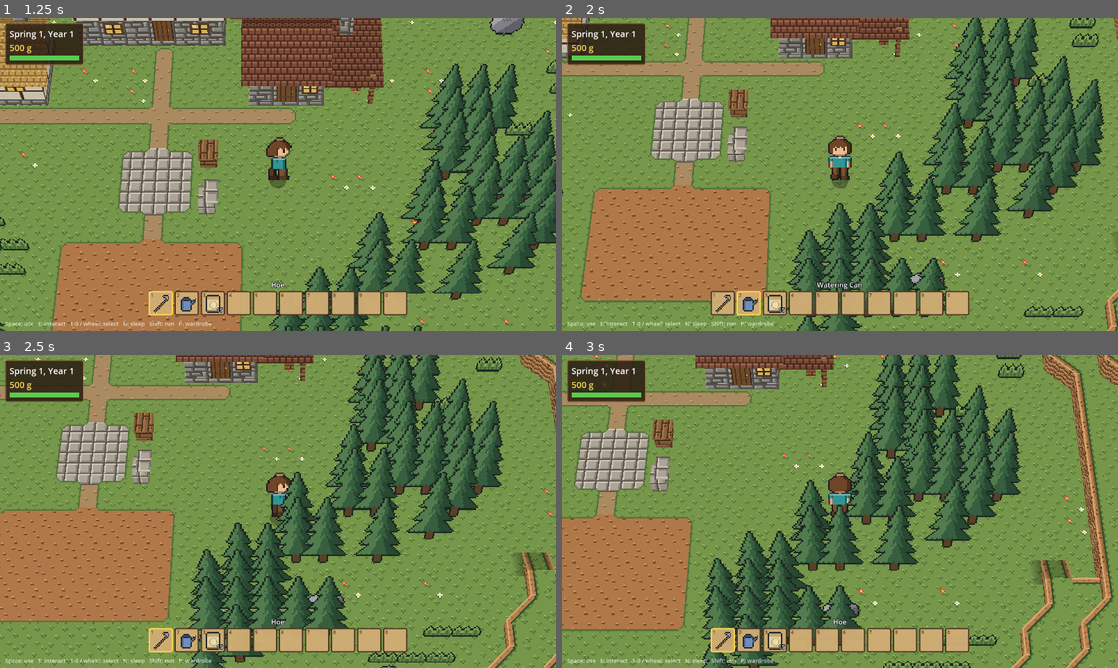
Above: before the commit, frames 1-4 (two rows, left to right).
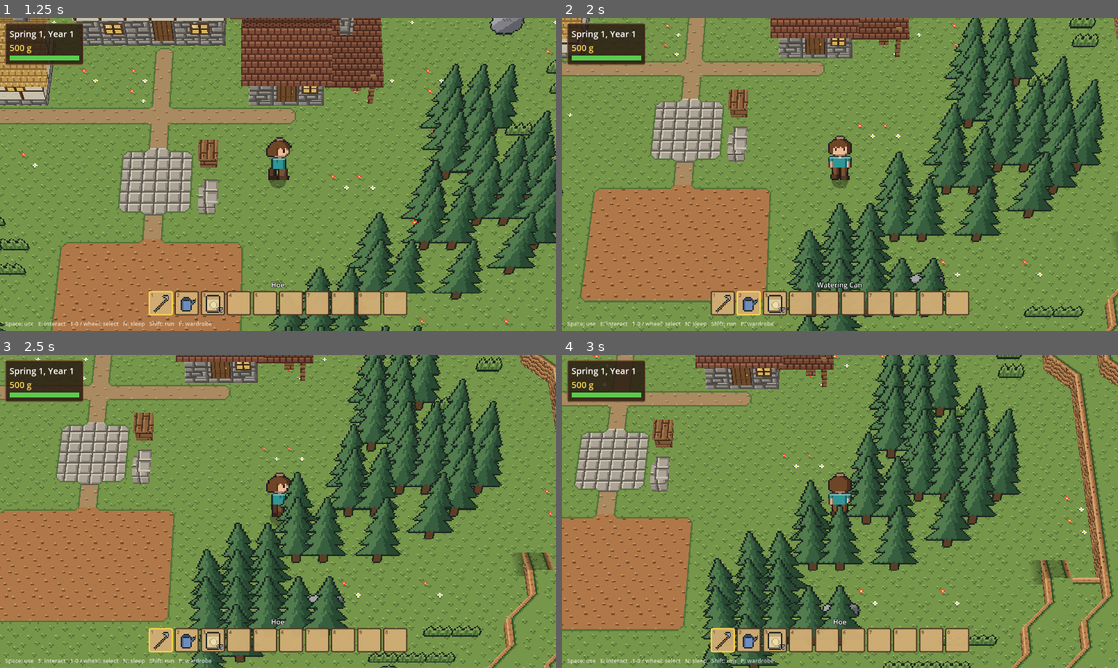
Above: after the commit, the same moments.

Repository: grimechristopher/procedural-game
Game: Godot game, scene res://scenes/main.tscn
Same seed, same stepped clock (60 frames per second), same inputs: the game is played once before the commit and once after it.
Inputs (mouse positions are in pixels of both pictures, inside the frame that each line leads up to):
- Up to frame 1 (1.25 s): tap Enter (ui_accept) at 0.5, 0.77 s; move the mouse to (400, 158) at 0.52 s; hold D (move_right) from 0.53 s (still down); hold Shift (run) from 0.53 s (still down); click (400, 158) at 0.67 s
- Up to frame 2 (2 s): move the mouse to (728, 190) at 1.27 s; release D (move_right) at 1.28 s; release Shift (run) at 1.28 s; hold S (move_down) from 1.28 s (still down); tap Mouse wheel down (hotbar_next) at 1.35 s; tap Enter (ui_accept) at 1.52 s; tap Shift (run) at 1.55 s
- Up to frame 3 (2.5 s): move the mouse to (333, 442) at 2.02 s; release S (move_down) at 2.03 s; hold D (move_right) from 2.03 s (still down); hold Mouse wheel up (hotbar_prev) from 2.03 s (still down); tap Shift (run) at 2.3 s
- Up to frame 4 (3 s): move the mouse to (812, 574) at 2.77 s; release D (move_right) at 2.78 s; release Mouse wheel up (hotbar_prev) at 2.78 s; hold W (move_up) from 2.78 s (still down); tap E (interact) at 2.85 s; click (812, 574) at 2.92 s

Frame 1 is identical in both runs. In frame 2, less than 0.1% of the frame differs, in the area x 97-100%, y 6-100%; in frame 3, 0.6%; in frame 4, 1.0%, in the area x 80-100%, y 0-100%.

Commit message:
Diagonal cliff pieces
Wedge tops are drawn from a diagonal piece with the band along the slant,
measured in rows and columns so it meets the straight edge pieces exactly,
and the cell in the crook between two wedges gets a joint piece carrying
the band through its corner instead of an inner-corner notch. Face
textures now line up along diagonals too, and wedge tops reach their
faces without a seam.

Co-Authored-By: Claude Opus 5.5 <noreply@anthropic.com>
Claude-Session: https://claude.ai/code/session_01QBAyNdiLYtBbpQzeaWaTYf

Diff:
--- a/scripts/terrain_mesh.gd
+++ b/scripts/terrain_mesh.gd
@@ -58,7 +58,7 @@
 enum Kind { NONE, BLOCK, GROUND, WEDGE, RAMP }
 
 ## Autotile pieces, in the order of their tiles after the edge piece.
-enum Piece { EDGE, OUTER, INNER, CENTER }
+enum Piece { EDGE, OUTER, INNER, CENTER, JOINT }
 
 
 ## A node holding the terrain's meshes for the world's current heights.
@@ -212,8 +212,23 @@
 	var h := _height(c)
 	var dh := _height(c + q)
 	if dh != -99 and dh < h and _height(c + Vector2i(q.x, 0)) == h and _height(c + Vector2i(0, q.y)) == h:
-		return [Piece.INNER, false]
+		return [Piece.JOINT if _diagonal_meets(c, q) else Piece.INNER, false]
 	return [Piece.CENTER, false]
+
+
+## Whether a diagonal cliff beside c ends at its corner q, so the quarter
+## sits in the crook between two wedges and the band runs on through it.
+func _diagonal_meets(c: Vector2i, q: Vector2i) -> bool:
+	var corner := Vector2(c.x + 0.5, c.y + 0.5) + Vector2(q) * 0.5
+	for n in [c + Vector2i(q.x, 0), c + Vector2i(0, q.y)]:
+		if _height(n) < 0 or kind[n.y * size.x + n.x] != Kind.WEDGE:
+			continue
+		var sn := Vector2(world._corner_dir(n, (heights[n.y * size.x + n.x] - 1) / 2))
+		var center := Vector2(n.x + 0.5, n.y + 0.5)
+		if corner.is_equal_approx(center + Vector2(sn.x, -sn.y) * 0.5) \
+				or corner.is_equal_approx(center + Vector2(-sn.x, sn.y) * 0.5):
+			return true
+	return false
 
 func _cliffy(c: Vector2i) -> bool:
 	return terrain.is_cliffy(c.x, c.y)
@@ -227,6 +242,7 @@
 	var raised := kind[i] == Kind.BLOCK
 	var top := solid[i]
 	var base: int = GridWorld.Tex.CLIFF_EDGE if _cliffy(c) else GridWorld.Tex.EARTH_EDGE
+	var joint: int = GridWorld.Tex.CLIFF_JOINT if _cliffy(c) else GridWorld.Tex.EARTH_JOINT
 	var top_tex: int = GridWorld.Tex.ROCK_TOP if world.get_cell_item(Vector3i(c.x, (heights[i] - 1) / 2, c.y)) == T.ROCK \
 		else GridWorld.Tex.GRASS
 	for q in GridWorld.DIAGONAL:
@@ -237,6 +253,8 @@
 		elif piece == Piece.CENTER:
 			if raised:
 				faces.append(_quarter(c, q, top, top_tex, false, true))
+		elif piece == Piece.JOINT:
+			faces.append(_quarter(c, q, top + (0.0 if raised else LIFT), joint, false, false))
 		else:
 			faces.append(_quarter(c, q, top + (0.0 if raised else LIFT), base + piece, p[1], false))
 	_sides(c, raised)
@@ -345,19 +363,20 @@
 	var solid_corner := center + s * 0.5
 	var open_corner := center - s * 0.5
 	var top_tex := GridWorld.Tex.GRASS
-	faces.append([[_at(solid_corner, top), _at(p0, top), _at(p1, top)], Vector3.UP, top_tex,
-		_planar([_at(solid_corner, top), _at(p0, top), _at(p1, top)])])
+	# The top: the diagonal piece, drawn with its solid corner top-left
+	# (north-west), mirrored to this wedge's.
+	var diag: int = GridWorld.Tex.CLIFF_DIAG if _cliffy(c) else GridWorld.Tex.EARTH_DIAG
+	var tri := [solid_corner, p0, p1]
+	var tri_uvs := []
+	for p in tri:
+		tri_uvs.append(Vector2(0.5 + (p.x - center.x) * -s.x, 0.5 + (p.y - center.y) * -s.y))
+	# Out to the face, which stands a hair past the diagonal.
+	var reach := -s.normalized() * FACE_OFFSET
+	faces.append([[_at(tri[0], top), _at(tri[1] + reach, top), _at(tri[2] + reach, top)], Vector3.UP, diag, tri_uvs])
 	if low > 0:
 		faces.append([[_at(open_corner, bottom), _at(p0, bottom), _at(p1, bottom)], Vector3.UP, top_tex,
 			_planar([_at(open_corner, bottom), _at(p0, bottom), _at(p1, bottom)])])
 	var o := -s.normalized()
-	var base: int = GridWorld.Tex.CLIFF_EDGE if _cliffy(c) else GridWorld.Tex.EARTH_EDGE
-	# The straight band along the diagonal edge, just above the top.
-	var inner := -o * BAND
-	var length := p0.distance_to(p1)
-	faces.append([[_at(p0 + inner, top + LIFT), _at(p1 + inner, top + LIFT), _at(p1, top + LIFT), _at(p0, top + LIFT)],
-		Vector3.UP, base,
-		[Vector2(0, 1.0 - BAND), Vector2(length, 1.0 - BAND), Vector2(length, 0.999), Vector2(0, 0.999)]])
 	var tex: int = GridWorld.Tex.DIRT if _cliffy(c) else GridWorld.Tex.EARTH_SIDE
 	_face(p0, p1, o, top, bottom, tex)
 	if o.y > -0.3:
@@ -491,7 +510,7 @@
 		return
 	var out := o * FACE_OFFSET
 	var u0 := _along(a, o)
-	var u1 := u0 + a.distance_to(b)
+	var u1 := _along(b, o)
 	faces.append([[_at(a + out, top), _at(b + out, top), _at(b + out, bottom), _at(a + out, bottom)],
 		Vector3(o.x, 0, o.y), tex,
 		[Vector2(u0, 0), Vector2(u1, 0), Vector2(u1, top - bottom), Vector2(u0, top - bottom)]])
@@ -521,13 +540,9 @@
 
 
 ## Where a texture starts along an edge from p, in world units, so
-## neighbouring edges' tiles line up.
+## neighbouring edges' tiles line up (diagonal ones too).
 static func _along(p: Vector2, o: Vector2) -> float:
-	if absf(o.y) > 0.9:
-		return p.x
-	if absf(o.x) > 0.9:
-		return p.y
-	return 0.0
+	return p.dot(Vector2(-o.y, o.x))
 
 
 ## Whole-cell tile UVs projected straight down.
--- a/scripts/world.gd
+++ b/scripts/world.gd
@@ -112,9 +112,12 @@
 	GRASS_EDGE, GRASS_OUTER, GRASS_INNER,
 	# Bare rock seen from above, topping high ground.
 	ROCK_TOP,
+	# Diagonal cliff-top pieces: a wedge's top, and the joint between two
+	# wedges (see TerrainMesh).
+	CLIFF_DIAG, CLIFF_JOINT, EARTH_DIAG, EARTH_JOINT,
 }
 const TEX_COLS := 4
-const TEX_ROWS := 8
+const TEX_ROWS := 9
 
 const TILESET := preload("res://assets/tileset.png")
 const BLOCK_SHADER := preload("res://assets/block.gdshader")
Binary file changed: assets/tileset.png
Not shown, changed: documentation/art/README.md
Not shown, changed: tools/make_tileset.py
